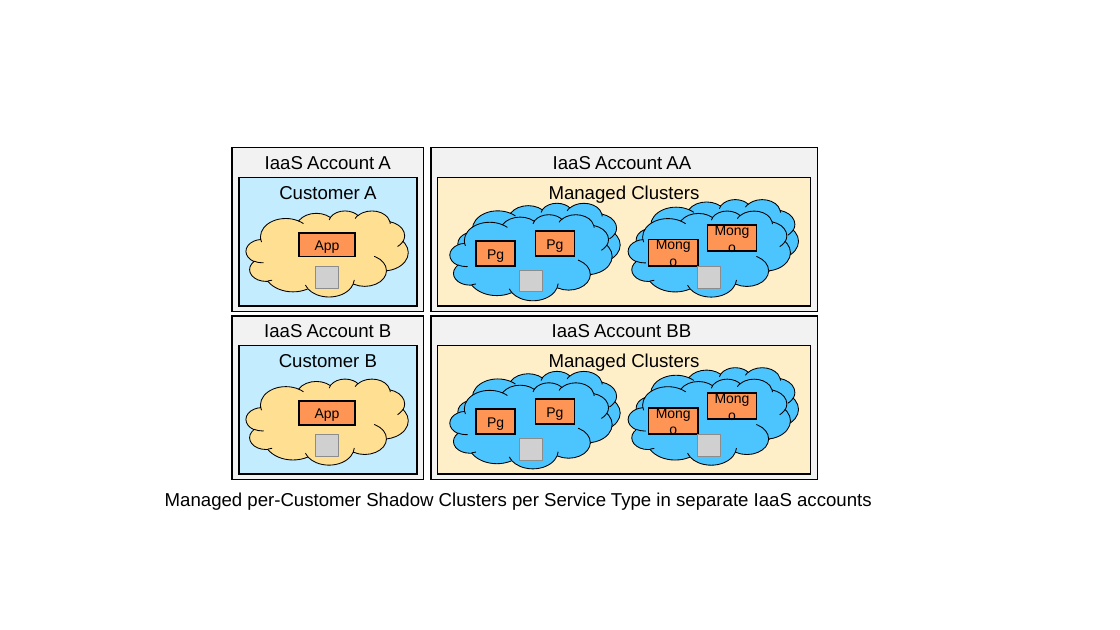
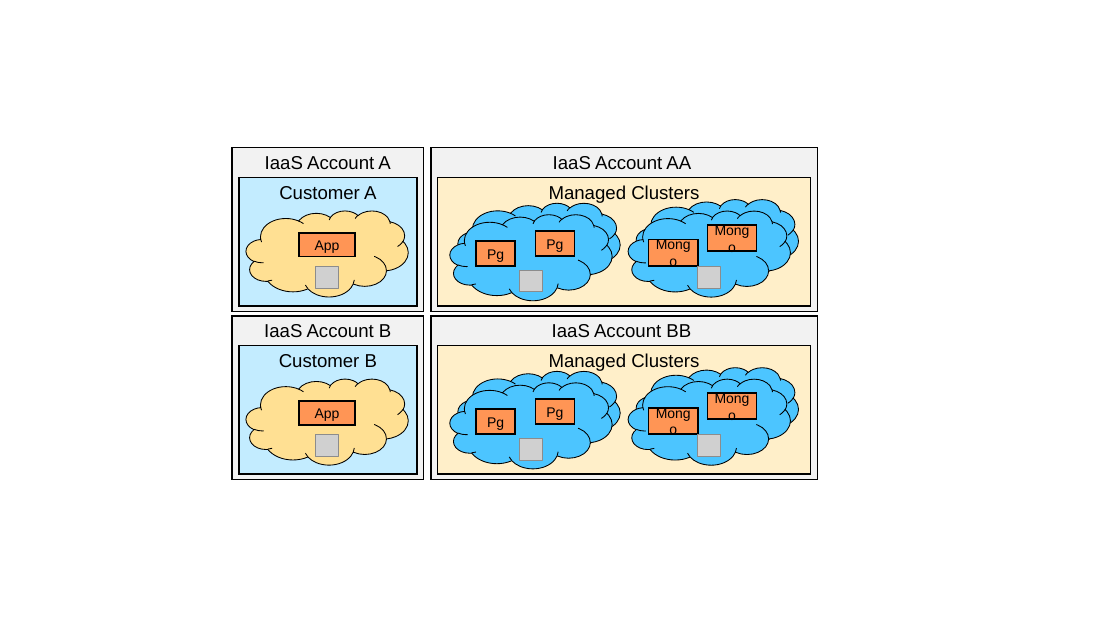
Before and after one commit to cloudfoundry/service-fabrik-broker, a slide deck: slide 26 of interoperator/docs/architecture/diagrams.pptx. Drawn at 1120x630 pixels with LibreOffice and Linux fonts; fonts in the diff are those of the drawing; grey boxes stand for pictures. Boxes give left, top, right and bottom in pixels: in the first picture for what was removed or moved away, otherwise in the second. Text is boxed around its words. In the diff, an @@ line names an element or a change of style, - is before the commit and + after.

```diff
--- a/interoperator/docs/architecture/diagrams.pptx
+++ b/interoperator/docs/architecture/diagrams.pptx
@@ text removed at bbox=[165, 492, 871, 510] @@
-Managed per-Customer Shadow Clusters per Service Type in separate IaaS accounts
```
Also in this commit, not shown: 4 other slides changed, 8 other files.
